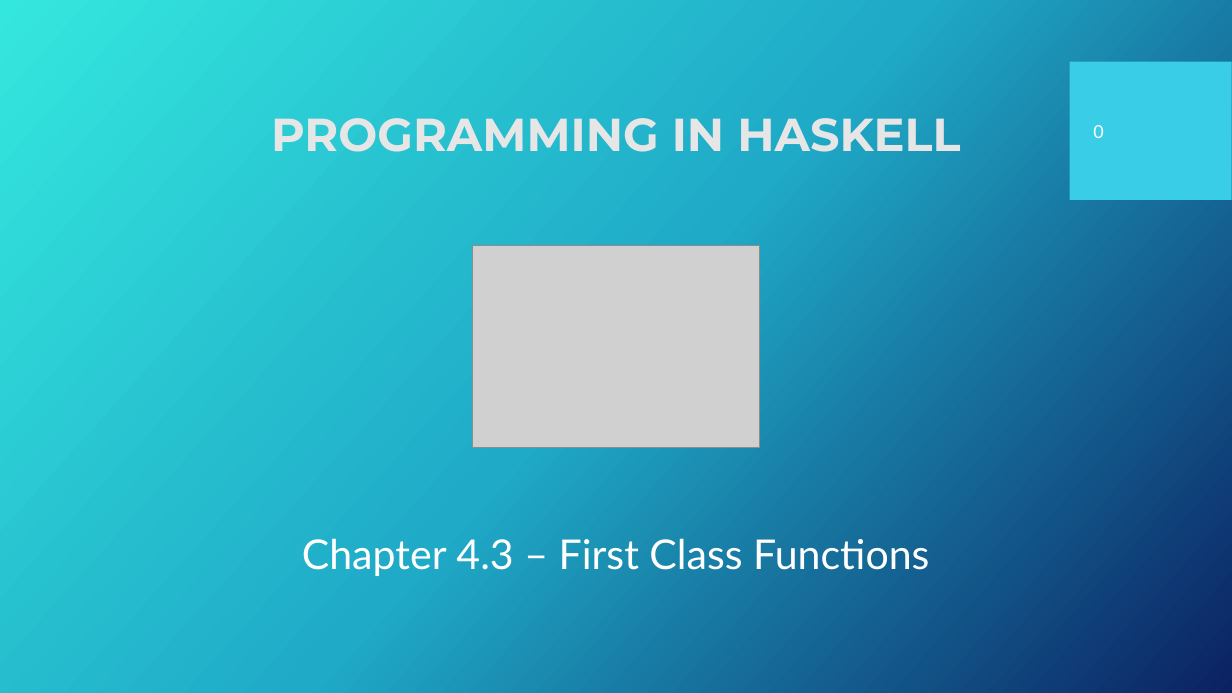
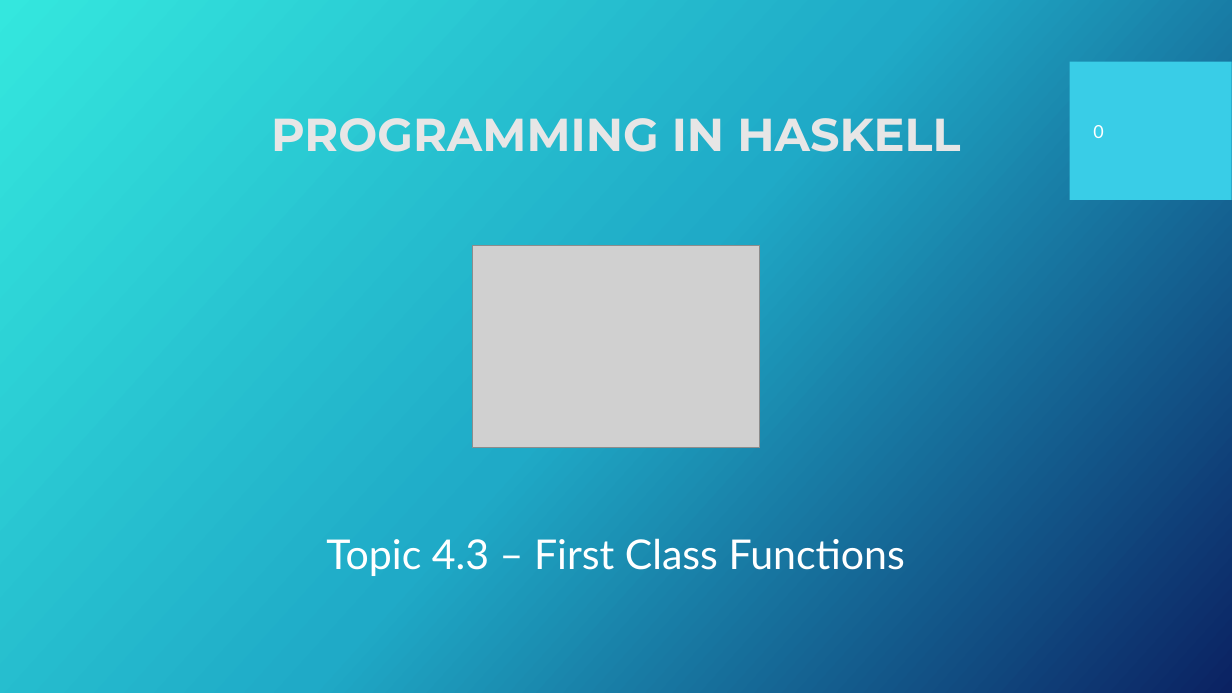
Before and after one commit to Fun-Prog-26/fun-prog-26, a slide deck: slide 1 of topic04-functions-and-lambda-calculus/unit-04a-lectures/talk-3/c-first-class.pptx. Drawn at 1232x693 pixels with LibreOffice and Linux fonts; fonts in the diff are those of the drawing; grey boxes stand for pictures; background and template pictures are left out. Boxes give left, top, right and bottom in pixels: in the first picture for what was removed or moved away, otherwise in the second. Text is boxed around its words. In the diff, an @@ line names an element or a change of style, - is before the commit and + after.

```diff
--- a/topic04-functions-and-lambda-calculus/unit-04a-lectures/talk-3/c-first-class.pptx
+++ b/topic04-functions-and-lambda-calculus/unit-04a-lectures/talk-3/c-first-class.pptx
@@ text at [326, 538, 905, 576]: text changed @@
-Chapter 4.3 – First Class Functions
+Topic 4.3 – First Class Functions
```
Also in this commit, not shown: 1 other slide changed, 11 other files.
